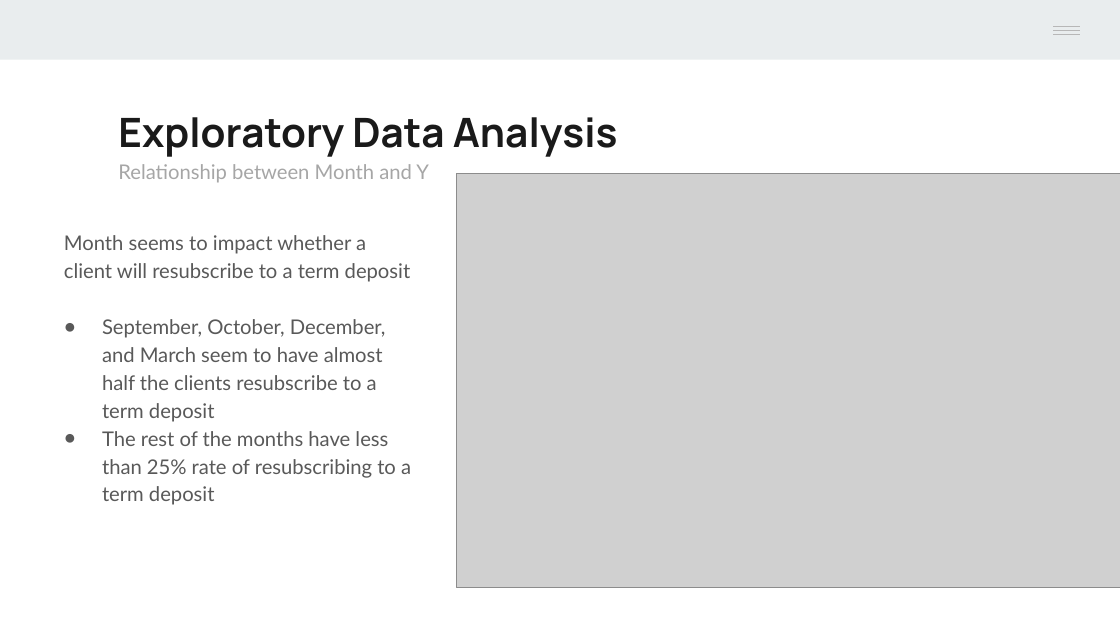
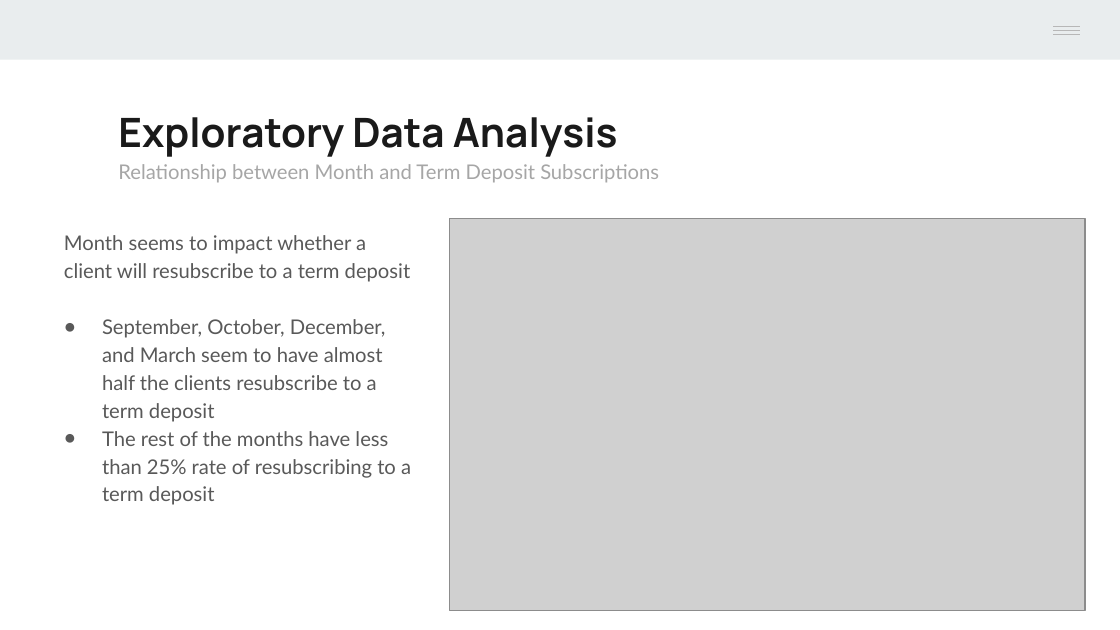
Before and after one commit to Mr-Chang95/Bank-Marketing-Analysis-Logistic-Regression, a slide deck: slide 10 of Project2_Chang_Craus_Yule.pptx. Drawn at 1120x630 pixels with LibreOffice and Linux fonts; fonts in the diff are those of the drawing; grey boxes stand for pictures. Boxes give left, top, right and bottom in pixels: in the first picture for what was removed or moved away, otherwise in the second. Text is boxed around its words. In the diff, an @@ line names an element or a change of style, - is before the commit and + after.

```diff
--- a/Project2_Chang_Craus_Yule.pptx
+++ b/Project2_Chang_Craus_Yule.pptx
@@ text at (x1=118, y1=164, x2=659, y2=183): text changed @@
-Relationship between Month and Y
+Relationship between Month and Term Deposit Subscriptions
@@ picture resized from (x1=457, y1=174, x2=1120, y2=588) to (x1=449, y1=218, x2=1084, y2=610) @@
```
Also in this commit, not shown: 1 other slide changed, 2 slides added.
